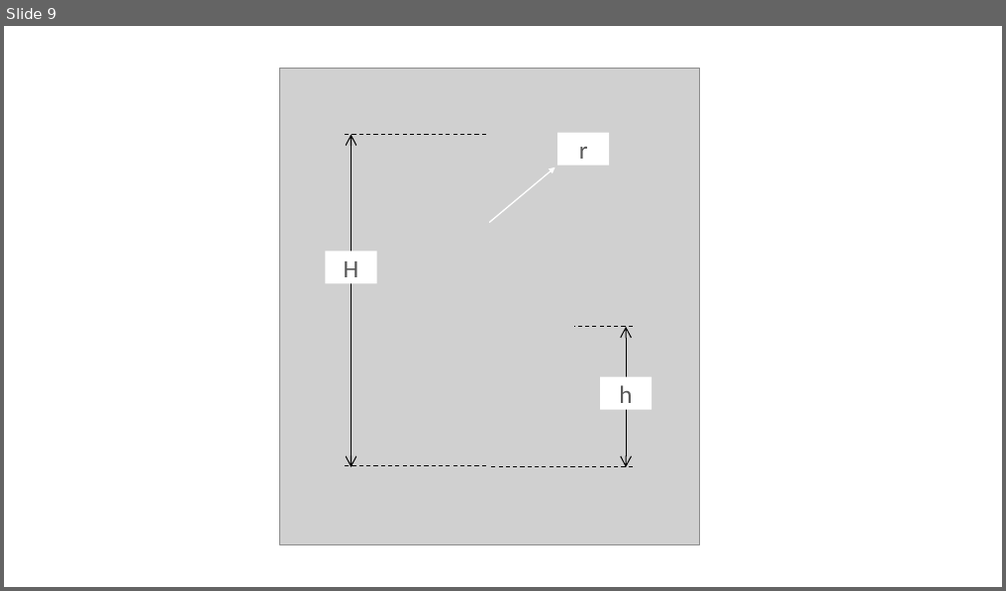
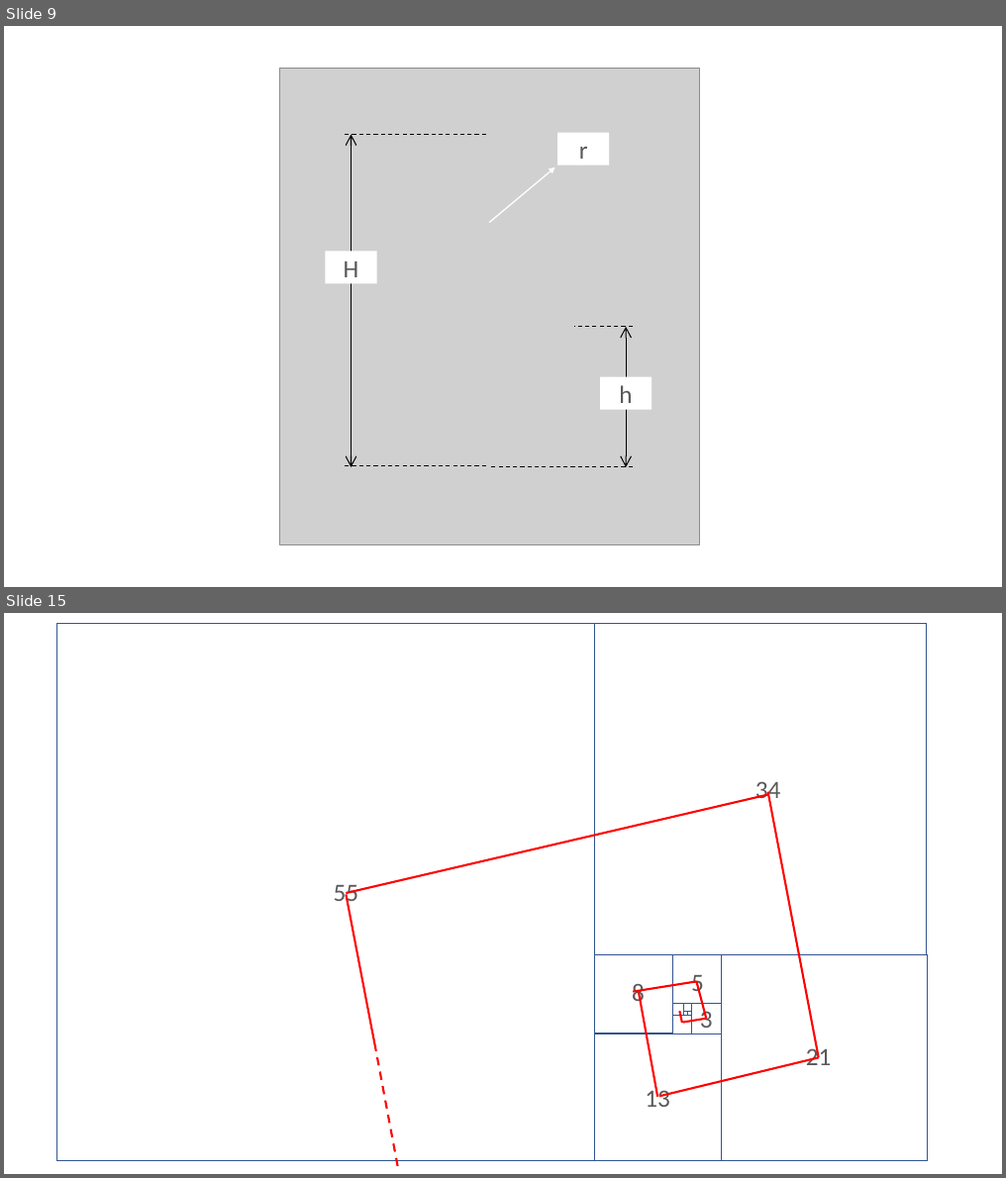
Before and after one commit to CS1371/textbook, a slide deck: Images/figures.pptx. Shown one above the other, each under a label of ours: slide 9 before the commit, slides 9 and 15 after it; the slides between them are not shown. The pictures are 1006x591 and 1006x1178 pixels, drawn with LibreOffice and Linux fonts; fonts in the diff are those of the drawing; grey boxes stand for pictures. Boxes give left, top, right and bottom in pixels: in the first picture for what was removed or moved away, otherwise in the second. Text is boxed around its words. In the diff, an @@ line names an element or a change of style, - is before the commit and + after.

```diff
--- a/Images/figures.pptx
+++ b/Images/figures.pptx
@@ slide 15 added at bbox=[4, 613, 1002, 1174], background #FFFFFF @@
@@ rectangle added at bbox=[56, 623, 594, 1160], outline #325491 0.5 pt @@
@@ rectangle added at bbox=[595, 623, 927, 956], outline #325491 0.5 pt @@
@@ text added at bbox=[755, 781, 781, 805], 24 pt, text #595959 @@
+34
@@ line added from (768, 795) to (347, 893), #FF0000 2 pt @@
@@ line added from (819, 1058) to (768, 792), #FF0000 2 pt @@
@@ text added at bbox=[334, 885, 359, 908], 24 pt, text #595959 @@
+55
@@ line added from (376, 1051) to (347, 894), #FF0000 2 pt @@
@@ rectangle added at bbox=[595, 956, 673, 1034], outline #325491 0.5 pt @@
@@ rectangle added at bbox=[672, 956, 721, 1004], outline #325491 0.5 pt @@
@@ rectangle added at bbox=[721, 956, 927, 1160], outline #325491 0.5 pt @@
@@ text added at bbox=[632, 984, 645, 1007], 24 pt, text #595959 @@
+8
@@ line added from (696, 982) to (633, 992), #FF0000 2 pt @@
@@ line added from (657, 1097) to (639, 992), #FF0000 2 pt @@
@@ text added at bbox=[691, 975, 704, 998], 24 pt, text #595959 @@
+5
@@ line added from (696, 982) to (706, 1019), #FF0000 2 pt @@
@@ rectangle added at bbox=[672, 1004, 684, 1015], outline #325491 0.5 pt @@
@@ rectangle added at bbox=[672, 1015, 691, 1034], outline #325491 0.5 pt @@
@@ line added from (682, 1023) to (680, 1011), #FF0000 2 pt @@
@@ line added from (706, 1019) to (683, 1023), #FF0000 2 pt @@
@@ rectangle added at bbox=[684, 1011, 687, 1015], outline #325491 0.5 pt @@
@@ rectangle added at bbox=[684, 1004, 691, 1011], outline #325491 0.5 pt @@
@@ rectangle added at bbox=[687, 1011, 691, 1015], outline #325491 0.5 pt @@
@@ rectangle added at bbox=[691, 1004, 721, 1034], outline #325491 0.5 pt @@
@@ text added at bbox=[700, 1008, 713, 1035], 24 pt, text #595959 @@
+3
@@ line added from (398, 1166) to (376, 1051), #FF0000 2 pt dashed @@
@@ rectangle added at bbox=[595, 1034, 722, 1161], outline #325491 0.5 pt @@
@@ line added from (819, 1058) to (659, 1096), #FF0000 2 pt @@
@@ text added at bbox=[806, 1045, 832, 1065], 24 pt, text #595959 @@
+21
@@ text added at bbox=[645, 1086, 670, 1107], 24 pt, text #595959 @@
+13
```
Also in this commit, not shown: 16 other slides added, 22 other files.
